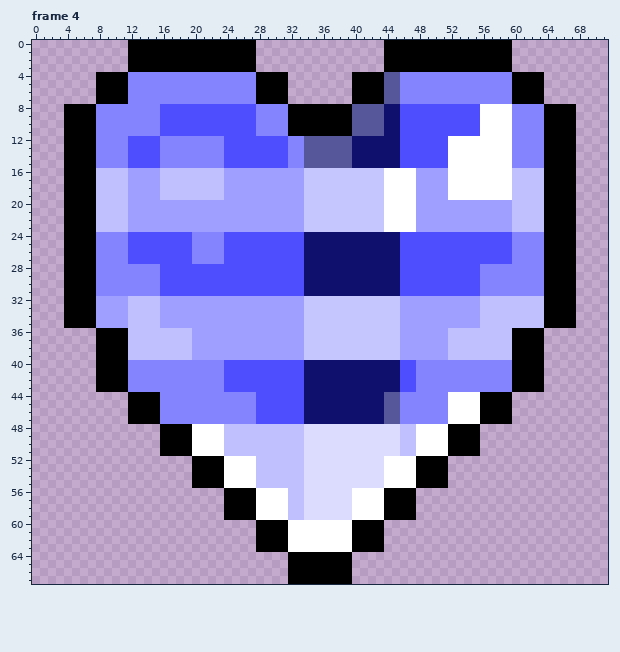
File history of a pixel-art file, Template (28 frames).aseprite. The picture above is the old version.
72x68 pixels, 28 frames. Colours within 5 levels of each other are drawn and written as one. Shown: frame 4. The commit also changed other frames, which this record leaves out.
The result:
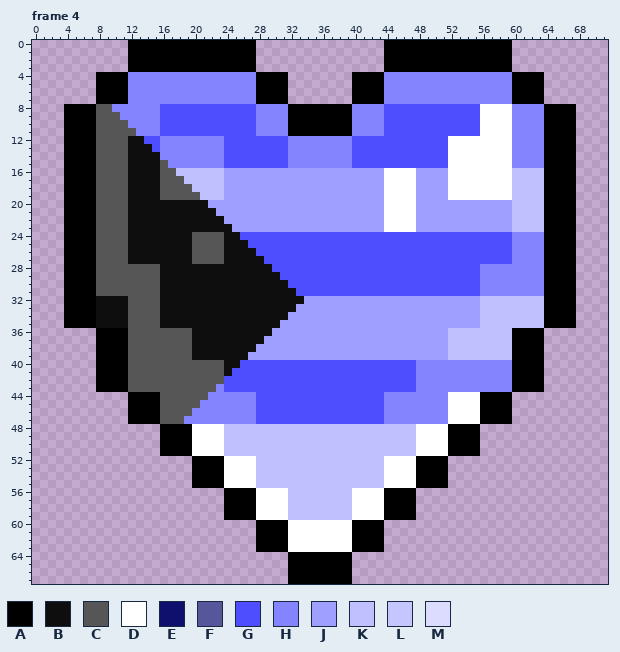
Palette (. is transparent): A #000000  B #0e0e0e  C #565656  D #ffffff  E #0f0f6d  F #56569b  G #4e4eff  H #8484ff  J #9f9fff  K #c0c0ff  L #c6c6ff  M #dcdcff
Changes in this commit:
layer "Layered /V6 Stripes H" now hidden
layer "Layered /Triangle L" now shown
Changed rows in their new state; - is an unchanged pixel.
Frame 4:
first column x 8:
 4 ------------------------------------HH
 5 ------------------------------------HH
 6 ------------------------------------HH
 7 ------------------------------------HH
 8 CC------------------------------HHHHGG
 9 CCC-----------------------------HHHHGG
10 CCCC----------------------------HHHHGG
11 CCCCC---------------------------HHHHGG
12 CCCCBB--------------------HHHHHHGGGGGG
13 CCCCBBB-------------------HHHHHHGGGGGG
14 CCCCBBBB------------------HHHHHHGGGGGG
15 CCCCBBBBC-----------------HHHHHHGGGGGG
16 CCCCBBBBCC----------------JJJJJJJJJJ--
17 CCCCBBBBCCC---------------JJJJJJJJJJ--
18 CCCCBBBBCCCC--------------JJJJJJJJJJ--
19 CCCCBBBBCCCCC-------------JJJJJJJJJJ--
20 CCCCBBBBBBBBBB------------JJJJJJJJJJ--
21 CCCCBBBBBBBBBBB-----------JJJJJJJJJJ--
22 CCCCBBBBBBBBBBBB----------JJJJJJJJJJ--
23 CCCCBBBBBBBBBBBBB---------JJJJJJJJJJ--
24 CCCCBBBBBBBBCCCCBB--------GGGGGGGGGGGG
25 CCCCBBBBBBBBCCCCBBB-------GGGGGGGGGGGG
26 CCCCBBBBBBBBCCCCBBBB------GGGGGGGGGGGG
27 CCCCBBBBBBBBCCCCBBBBB-----GGGGGGGGGGGG
28 CCCCCCCCBBBBBBBBBBBBBB----GGGGGGGGGGGG
29 CCCCCCCCBBBBBBBBBBBBBBB---GGGGGGGGGGGG
30 CCCCCCCCBBBBBBBBBBBBBBBB--GGGGGGGGGGGG
31 CCCCCCCCBBBBBBBBBBBBBBBBB-GGGGGGGGGGGG
32 BBBBCCCCBBBBBBBBBBBBBBBBBBJJJJJJJJJJJJ
33 BBBBCCCCBBBBBBBBBBBBBBBBB-JJJJJJJJJJJJ
34 BBBBCCCCBBBBBBBBBBBBBBBB--JJJJJJJJJJJJ
35 BBBBCCCCBBBBBBBBBBBBBBB---JJJJJJJJJJJJ
36 ----CCCCCCCCBBBBBBBBBB----JJJJJJJJJJJJ
37 ----CCCCCCCCBBBBBBBBB-----JJJJJJJJJJJJ
38 ----CCCCCCCCBBBBBBBB------JJJJJJJJJJJJ
39 ----CCCCCCCCBBBBBBB-------JJJJJJJJJJJJ
40 ----CCCCCCCCCCCCBB--------GGGGGGGGGGGG
41 ----CCCCCCCCCCCCB---------GGGGGGGGGGGG
42 ----CCCCCCCCCCCC----------GGGGGGGGGGGG
43 ----CCCCCCCCCCC-----------GGGGGGGGGGGG
44 --------CCCCCC------------GGGGGGGGGGHH
45 --------CCCCC-------------GGGGGGGGGGHH
46 --------CCCC--------------GGGGGGGGGGHH
47 --------CCC---------------GGGGGGGGGGHH
48 --------------------------KKKKKKKKKKKK
49 --------------------------KKKKKKKKKKKK
50 --------------------------KKKKKKKKKKKK
51 --------------------------KKKKKKKKKKKK
52 --------------------------KKKKKKKKKK--
53 --------------------------KKKKKKKKKK--
54 --------------------------KKKKKKKKKK--
55 --------------------------KKKKKKKKKK--
56 --------------------------KKKKKK------
57 --------------------------KKKKKK------
58 --------------------------KKKKKK------
59 --------------------------KKKKKK------
